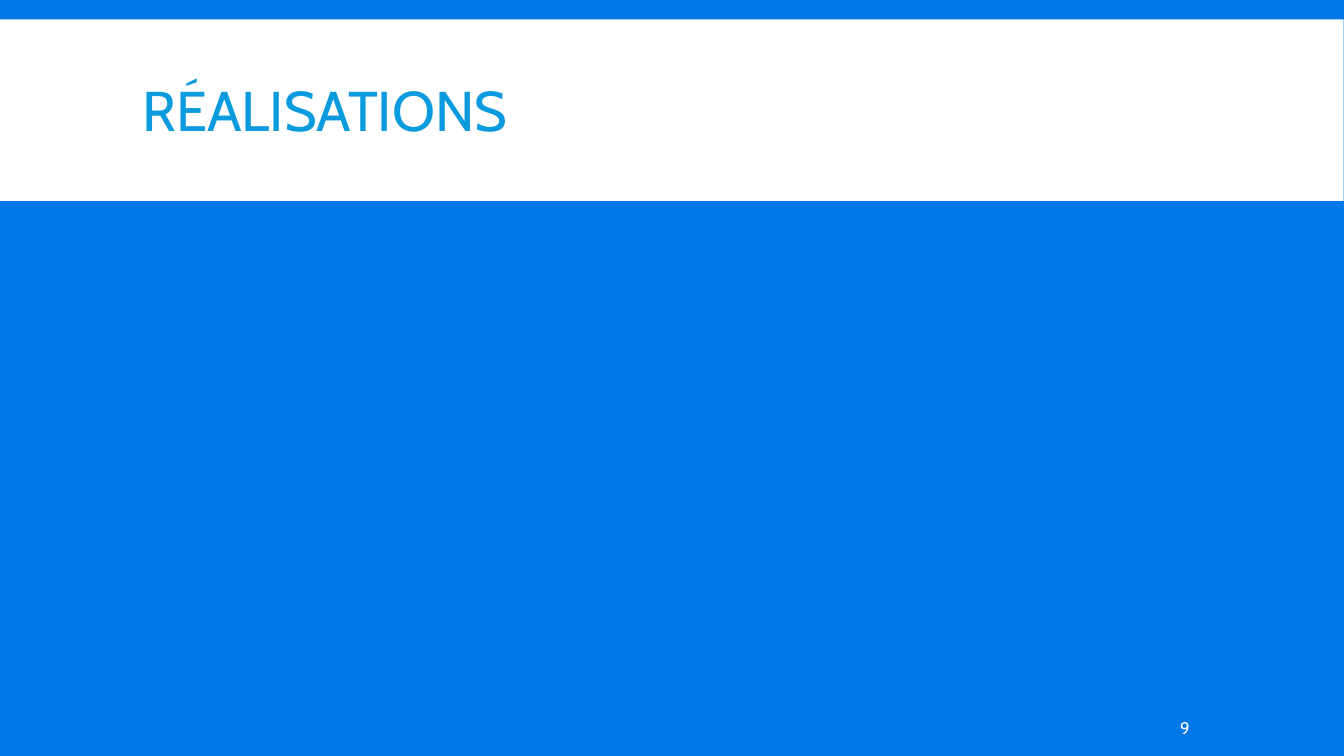
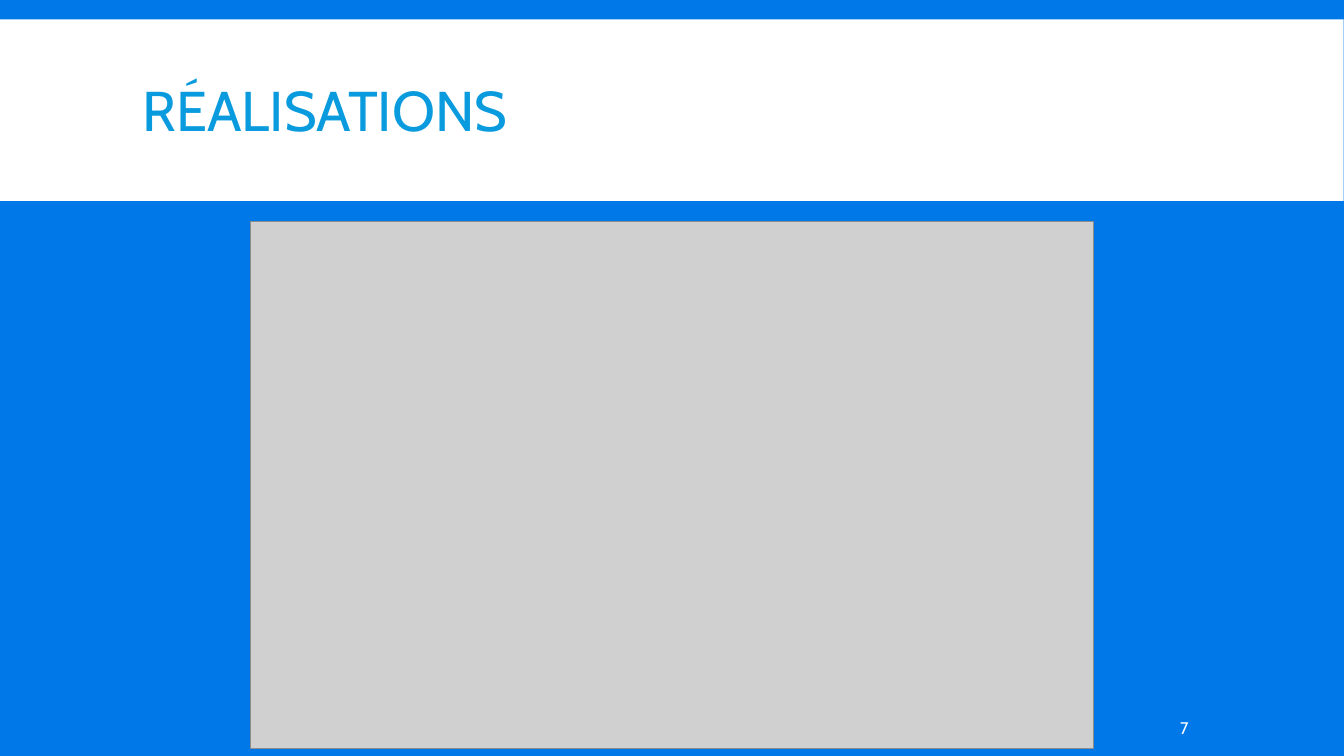
Before and after one commit to RetroAsh/CoEtu, a slide deck: slide 7 of rapports/Freetu.pptx (slide 9 before the commit). Drawn at 1344x756 pixels with LibreOffice and Linux fonts; fonts in the diff are those of the drawing; grey boxes stand for pictures. Boxes give left, top, right and bottom in pixels: in the first picture for what was removed or moved away, otherwise in the second. Text is boxed around its words. In the diff, an @@ line names an element or a change of style, - is before the commit and + after.

```diff
--- a/rapports/Freetu.pptx
+++ b/rapports/Freetu.pptx
@@ picture added at <box>251,222,1094,748</box> @@
@@ page number at <box>1180,722,1188,734</box>: text changed @@
-9
+7
```
Also in this commit, not shown: 6 other slides changed, 5 slides added, 2 slides removed, 3 other files.
